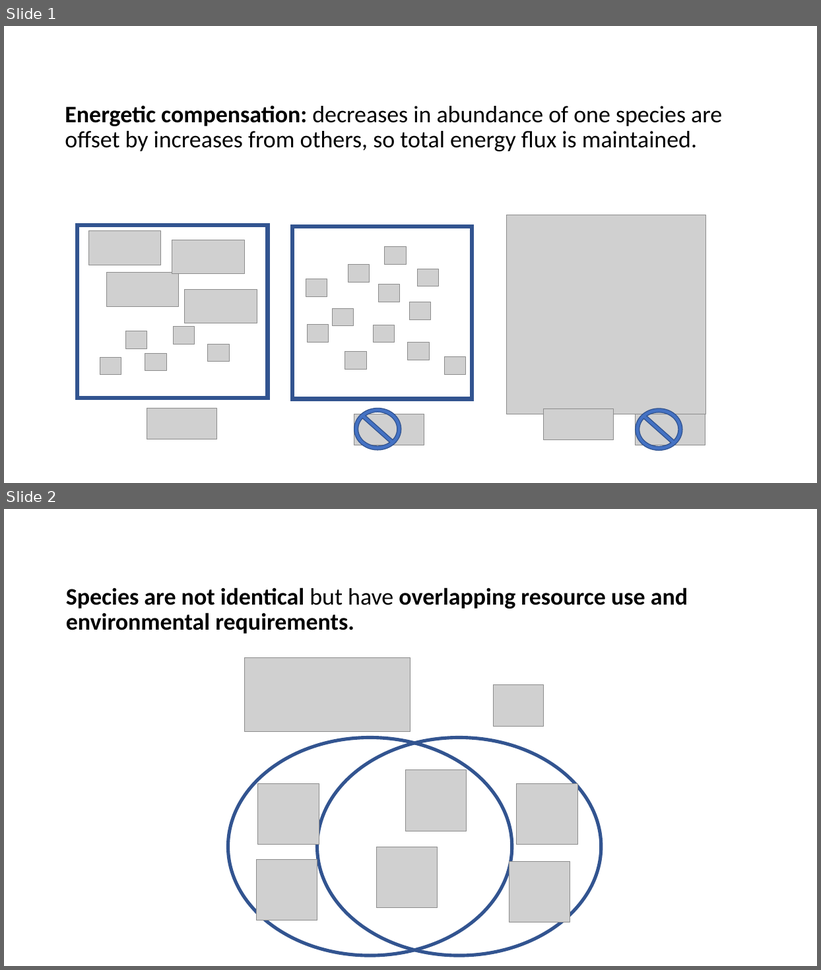
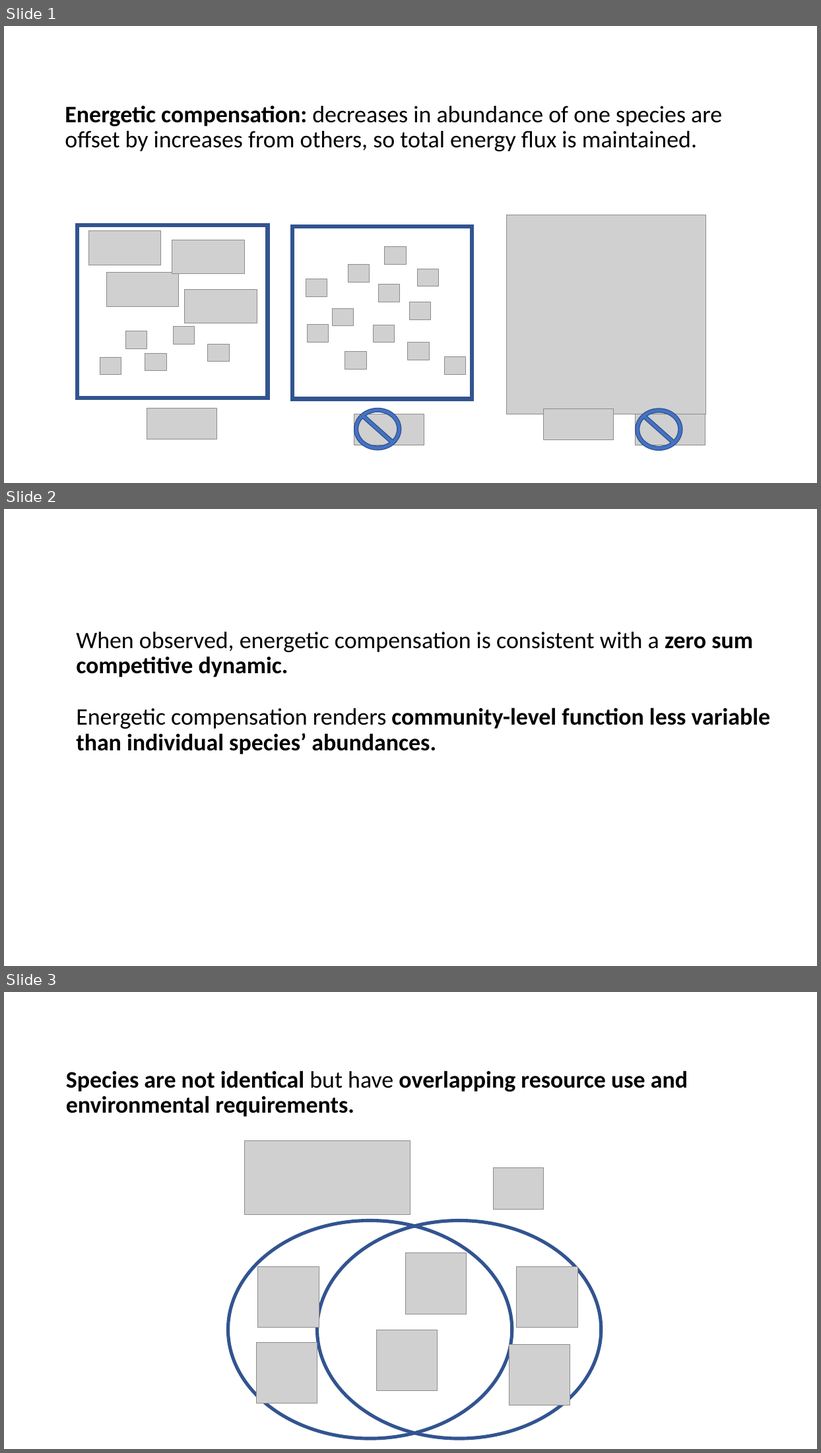
Before and after one commit to diazrenata/squareone, a slide deck: presentations/esa/rat pictures.pptx. Shown one above the other, each under a label of ours: slides 1 and 2 before the commit, slides 1, 2 and 3 after it. The pictures are 821x970 and 821x1453 pixels, drawn with LibreOffice and Linux fonts; fonts in the diff are those of the drawing; grey boxes stand for pictures. Boxes give left, top, right and bottom in pixels: in the first picture for what was removed or moved away, otherwise in the second. Text is boxed around its words. In the diff, an @@ line names an element or a change of style, - is before the commit and + after.

```diff
--- a/presentations/esa/rat pictures.pptx
+++ b/presentations/esa/rat pictures.pptx
@@ slide 2 added at (x1=4, y1=509, x2=817, y2=966), background #FFFFFF @@
@@ text added at (x1=76, y1=632, x2=771, y2=755), 28 pt, text #000000, bold @@
+When observed, energetic compensation is consistent with a zero sum competitive dynamic.
+Energetic compensation renders community-level function less variable than individual species’ abundances.
@@ what was slide 2 is now slide 3 @@
```
Also in this commit, not shown: 2 slides changed, 13 other slides added, 2 slides removed.
